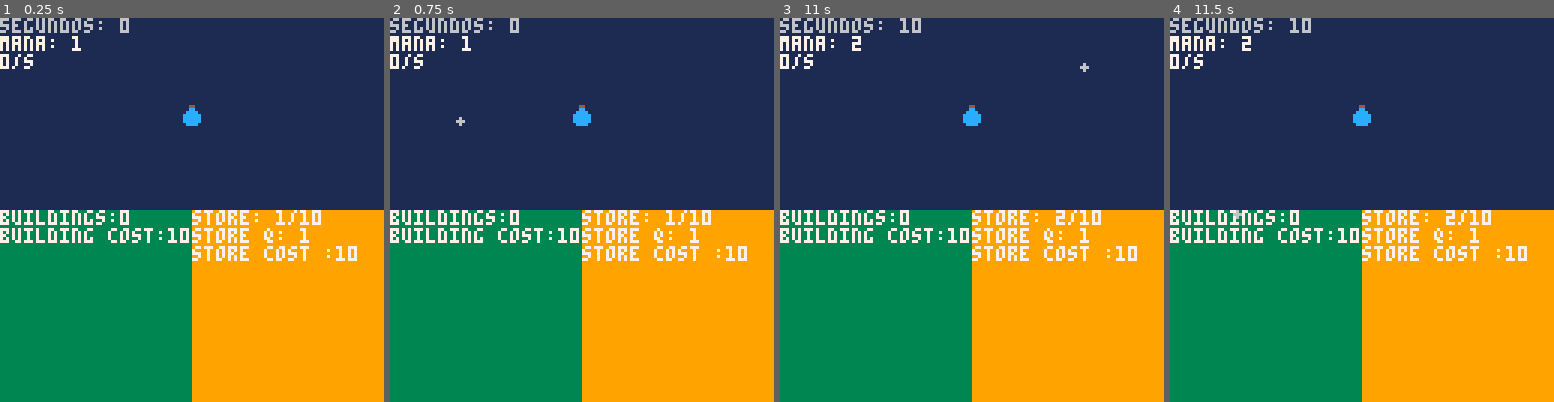
Above: before the commit, frames 1-4 (left to right).
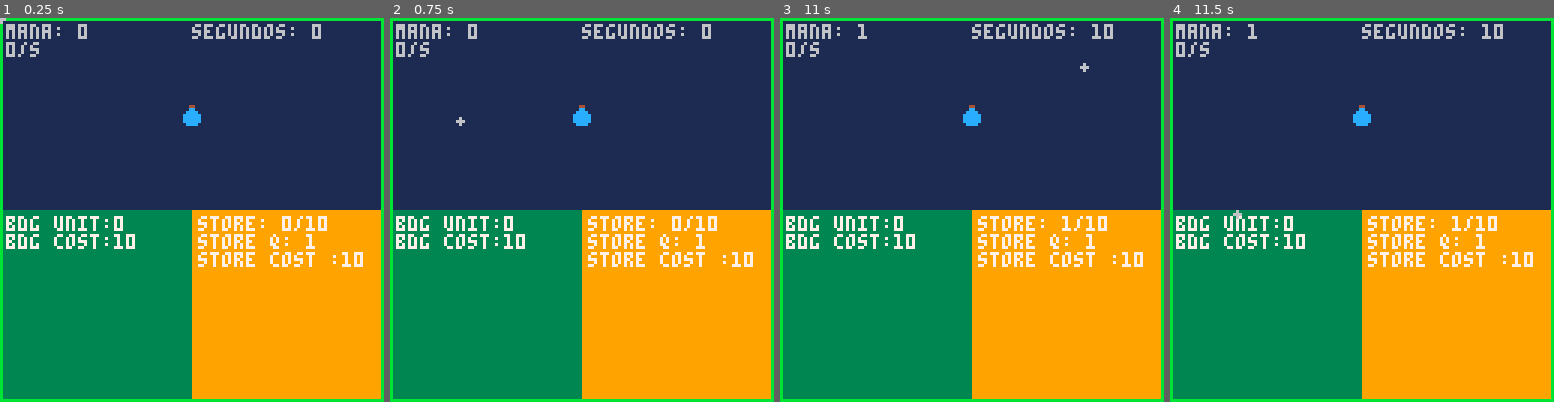
Above: after the commit, the same moments.

Repository: FabianBeltran96/pico-8
Game: PICO-8 cartridge demo.p8
Same seed, same stepped clock (60 frames per second), same inputs: the game is played once before the commit and once after it.
Inputs (mouse positions are in pixels of both pictures, inside the frame that each line leads up to):
- Up to frame 1 (0.25 s): no input
- Up to frame 2 (0.75 s): click (459, 121) at 0.67 s
- Up to frame 3 (11 s): click (910, 267) at 1.22 s; click (975, 114) at 1.77 s; click (1037, 259) at 2.32 s; click (1102, 106) at 2.87 s; click (864, 256) at 3.42 s; click (925, 102) at 3.97 s; click (991, 248) at 4.52 s; click (1052, 94) at 5.07 s; click (1117, 244) at 5.62 s; click (879, 90) at 6.17 s; click (941, 236) at 6.72 s; click (1006, 83) at 7.27 s; click (1068, 229) at 7.82 s; click (829, 79) at 8.37 s; click (895, 225) at 8.92 s; click (956, 71) at 9.47 s; click (1018, 217) at 10.02 s; click (1083, 64) at 10.57 s
- Up to frame 4 (11.5 s): click (1235, 213) at 11.12 s

The runs differ from the first frame. In frame 1, 8.7% of the frame differs, in the area x 0-100%, y 0-100%; in frame 2, 8.7%; in frame 3, 8.8%; in frame 4, 8.8%.

Commit message:
change untitled name to demo, and change var to metatables

Diff:
--- a/untitled.p8
+++ b/demo.p8
@@ -3,9 +3,11 @@
 __lua__
 function _init()
 	poke(0x5f2d,1)
+	action_init()
 	mana_init()
 	building_init()
 	store_init()
+
 
 	clock= 0
 	secs = 0
@@ -16,6 +18,7 @@
  mana_update()
  building_update()
  store_update()
+ action_update()
 
  if(start_flag)then
 		if(clock>=30)then
@@ -26,7 +29,7 @@
 
 	clock+=1
 
-	if(mana>=100)then
+	if(mana.quantity>=100)then
 		start_flag=false
 	end
 end
@@ -34,10 +37,12 @@
 function _draw()
 	cls()
 	map()
-	print("segundos: "..secs)
+	print("segundos: "..secs,64,2)
+
 	mana_draw()
 	building_draw()
 	store_draw()
+	action_draw()
 
 --	print(stat(32).."/"..stat(33),stat(32),stat(33))
 	circfill(stat(32),stat(33),1,6)
@@ -47,138 +52,179 @@
 -->8
 --mana
 function mana_init()
-	mana=1
-	mana_flag=false
-	mana_pressed=false
+
+	mana={
+		quantity=0,
+		flag=false,
+		mana_pressed=false,
+	}
+
 end
 
 function mana_update()
 
-	if(store_f) then
+	if(storage.isFull) then
 	 return
 	end
 
-	if stat(34)==1 and not mana_flag then
-		if ((stat(32)>=61) and (stat(32)<=67)) then
-			if ((stat(33)>=29) and (stat(33)<=36)) then
-				mana+=1
-				mana_flag=true
-				start_flag=true
-				sfx(0)
-			else
-				mana_flag=false
-			end
-	 end
+	if action_state=="enable" then
+		if stat(34)==1 and not mana.flag then
+			if ((stat(32)>=61) and (stat(32)<=67)) then
+				if ((stat(33)>=29) and (stat(33)<=36)) then
+					mana.quantity+=1
+					mana.flag=true
+					start_flag=true
+					action_state="disable"
+				else
+					mana.flag=false
+				end
+		 end
+		end
 	end
 
 	if stat(34)==0 then
-		mana_flag=false
+		mana.flag=false
 	end
 
 end
 
 function mana_draw()
-	if(mana_flag)then
+	if(mana.flag)then
 		spr(1,61,29)
 	else
 	 spr(1,60,28)
 	end
 
 
-	print("mana: "..mana,7)
-	print(building.."/s")
+	print("mana: "..mana.quantity,2,2)
+	print(building.quantity.."/s")
 end
 -->8
 function building_init()
-	building=0
-	building_flag=false
-	building_time=0
-	building_cost=10
+
+	building={
+		quantity=0,
+		flag=false,
+		time=0,
+		cost=10	,
+	}
+
+	building.time=0
+	building.cost=10
 end
 
 function building_update()
 
-	if stat(34)==1 and not building_flag then
+	if stat(34)==1 and not building.flag then
 		if ((stat(32)>=0) and (stat(32)<=64)) then
 			if ((stat(33)>=64) and (stat(33)<=128)) then
-				if(mana >= building_cost) then
-					building+=1
-					building_flag=true
-					building_cost+=1
-					mana-=10
+				if(mana.quantity >= building.cost) then
+					mana.quantity-=building.cost
+					building.quantity+=1
+					building.flag=true
+					building.cost+=1
 		 	end
 		 end
 		end
  end
 
 	if stat(34)==0 then
-		building_flag=false
-	end
-
-	if (mana >= store_t) then
-		mana=store_t
+		building.flag=false
+	end
+
+	if (mana.quantity >= store_t) then
+		mana.quantity=store_t
 		return
 	end
 
-	if (building > 0 and building_time==0) then
-		mana+=1*building
-	end
-
-	if (building_time == 30) then
-		building_time=0
+	if (building.quantity > 0 and building.time==0) then
+		mana.quantity+=1*building.quantity
+	end
+
+	if (building.time == 30) then
+		building.time=0
 	else
-		building_time+=1
+		building.time+=1
 	end
 
 end
 
 function building_draw()
-	print("buildings:"..building,0,64,7)
-	print("building cost:"..building_cost)
-
+	print("bdg unit:"..building.quantity,2,66,7)
+	print("bdg cost:"..building.cost)
 end
 -->8
 function store_init()
-	store_q = 1
-	store_t = store_q * 10
-	store_f = false --is store full?
-	store_flag = false
-	store_cost = 10
+	storage={
+		units=1,
+		flag=false,
+		isFull=false,
+		flag=false,
+	}
+
+	storage.units = 1
+	store_t = storage.units * 10
+	storage.flag = false
+	storage.cost = 10
 end
 
 function store_update()
 
-	store_t = store_q * 10
-
-	if (mana>=store_t) then
-		store_f = true
+	store_t = storage.units * 10
+
+	if (mana.quantity>=store_t) then
+		storage.isFull = true
 	else
-		store_f = false
-	end
-
-	if stat(34)==1 and not store_flag then
+		storage.isFull = false
+	end
+
+	if stat(34)==1 and not storage.flag then
 		if ((stat(32)>=64) and (stat(32)<=128)) then
 			if ((stat(33)>=64) and (stat(33)<=128)) then
-				if(mana >= store_cost) then
-					mana-=10
-					store_q+=1
-					store_flag=true
-					store_cost+=1
+				if(mana.quantity >= storage.cost) then
+					mana.quantity-=10
+					storage.units+=1
+					storage.flag=true
+					storage.cost+=1
 		 	end
 		 end
 		end
  end
 
  if stat(34)==0 then
-		store_flag=false
+		storage.flag=false
 	end
 
 end
 
 function store_draw()
-	print("store: "..mana.."/"..store_t,64,64)
-	print("store q: "..store_q)
-	print("store cost :"..store_cost)
+	print("store: "..mana.quantity.."/"..store_t,66,66)
+	print("store q: "..storage.units)
+	print("store cost :"..storage.cost)
+end
+-->8
+function action_init()
+	action_state="enable" -- enable or disable
+	action_time=30
+	action_clock=0
+end
+
+function action_update()
+	if(action_state=="disable")then
+		action_clock+=1
+	end
+	if(action_clock==30)then
+		action_clock=0
+		action_state="enable"
+	end
+end
+
+function action_draw()
+ if action_state=="enable" then
+		rect(0,0,127,127,11)
+	else
+		rect(0,0,127,127,5)
+	end
 end
 __gfx__
 00000000000000000000000000000000000000000000000000000000000000000000000000000000000000000000000000000000000000000000000000000000
